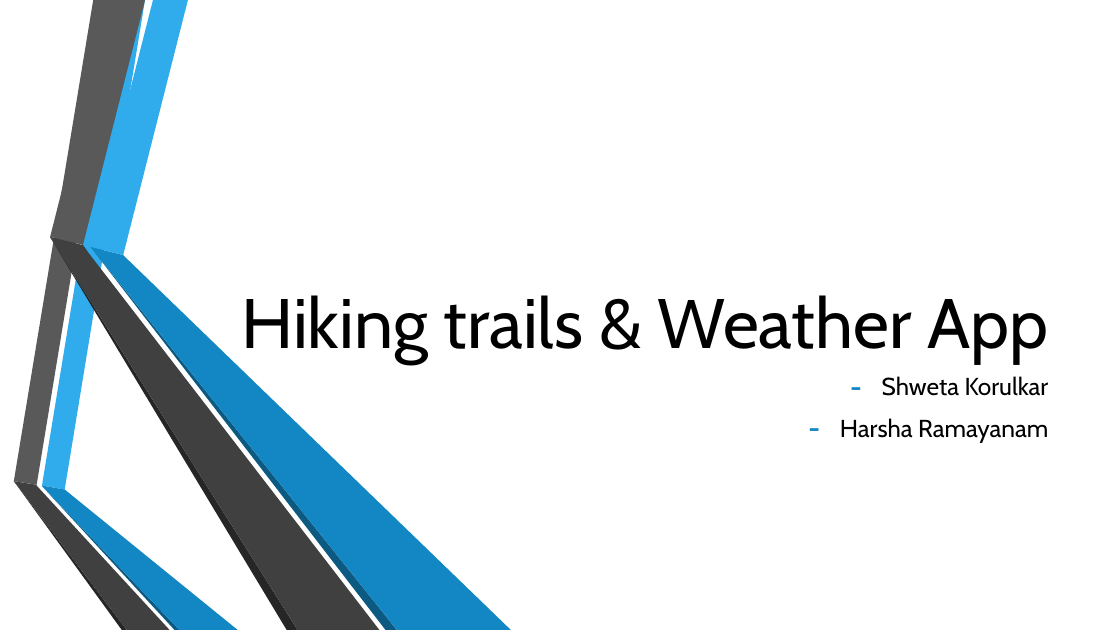
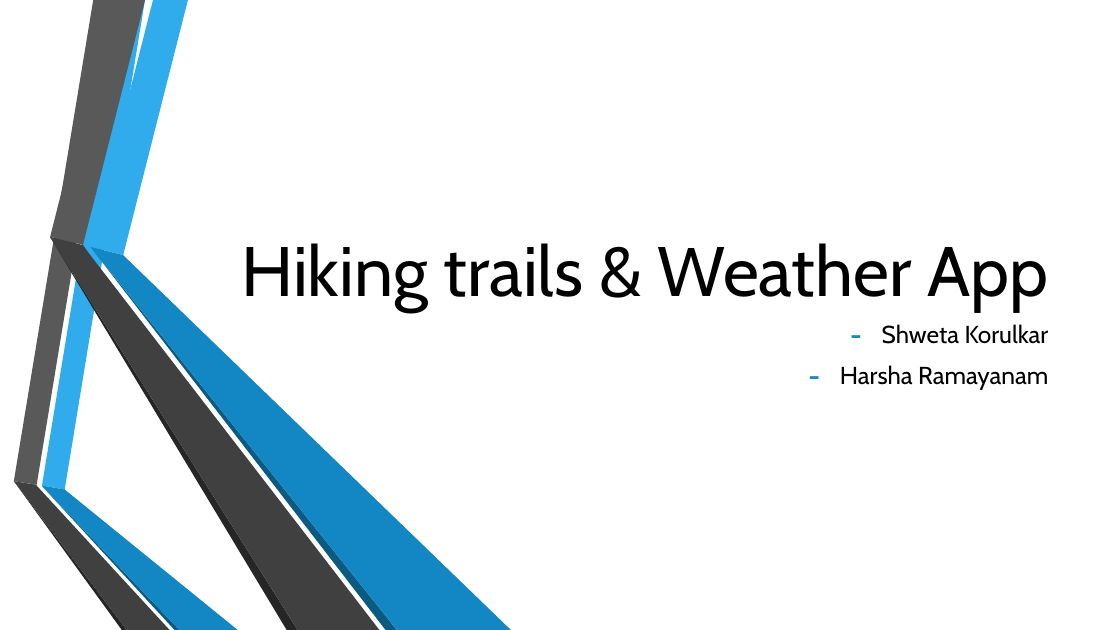
Before and after one commit to HarshaRamayanam/webdev-project, a slide deck: slide 1 of Project proposal.pptx. Drawn at 1120x630 pixels with LibreOffice and Linux fonts; fonts in the diff are those of the drawing; background and template pictures are left out. Boxes give left, top, right and bottom in pixels: in the first picture for what was removed or moved away, otherwise in the second. Text is boxed around its words. In the diff, an @@ line names an element or a change of style, - is before the commit and + after.

```diff
--- a/Project proposal.pptx
+++ b/Project proposal.pptx
@@ text "Hiking trails & Weather App": place and size @@
-text "Hiking trails & Weather App" at [242, 295, 1048, 364]
+text "Hiking trails & Weather App" at [242, 243, 1048, 312]
@@ text "Shweta Korulkar": place and size @@
-text "Shweta Korulkar" at [840, 376, 1049, 442]
+text "Shweta Korulkar" at [840, 324, 1049, 390]
```
Also in this commit, not shown: 6 other slides changed, 5 slides added.
